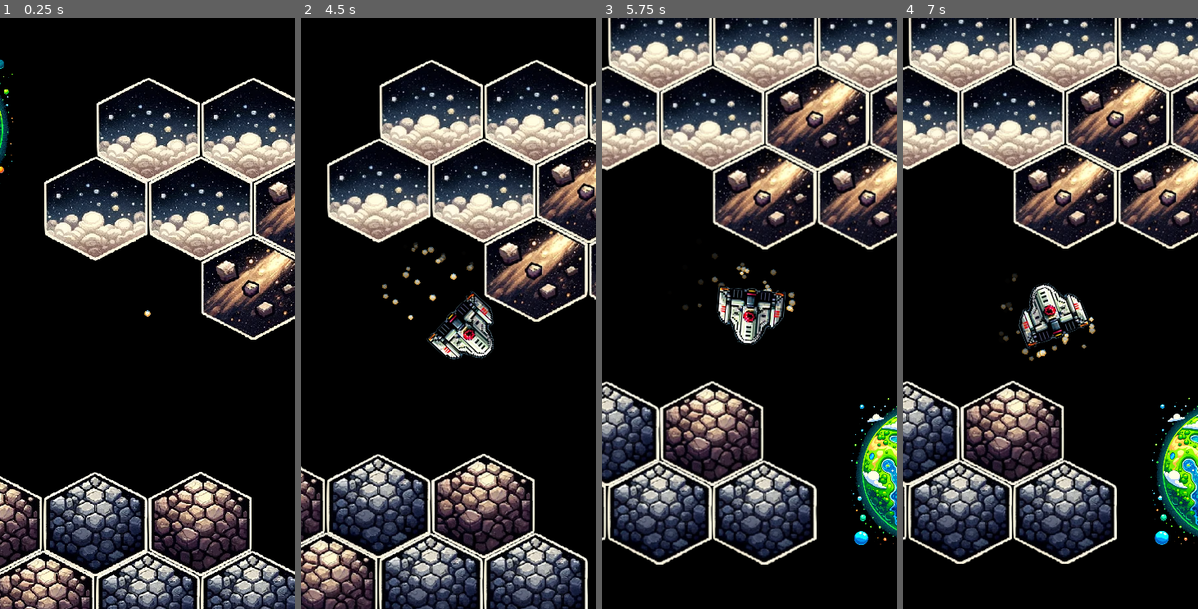
Above: before the commit, frames 1-4 (left to right).
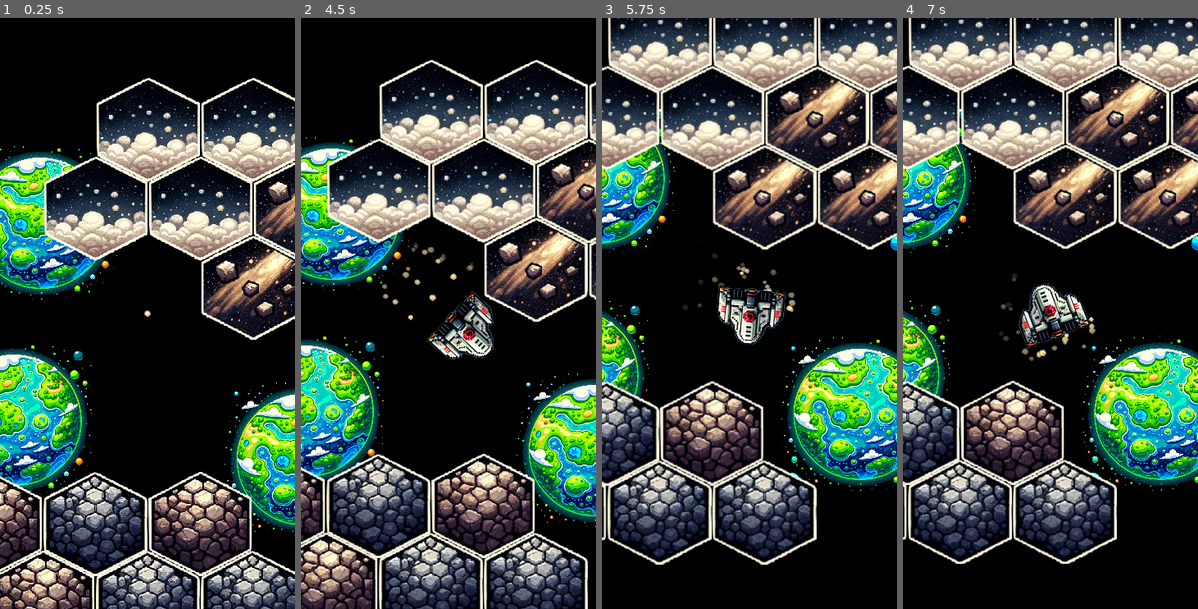
Above: after the commit, the same moments.

Repository: alexkorep/luna2
Game: Godot game, scene res://scenes/space/space.tscn
Same seed, same stepped clock (60 frames per second), same inputs: the game is played once before the commit and once after it.
Inputs (mouse positions are in pixels of both pictures, inside the frame that each line leads up to):
- Up to frame 1 (0.25 s): no input
- Up to frame 2 (4.5 s): move the mouse to (513, 283) at 0.52 s; click (513, 283) at 0.67 s; move the mouse to (389, 343) at 1.27 s; click (389, 343) at 1.42 s; move the mouse to (478, 183) at 2.02 s; click (478, 183) at 2.17 s; move the mouse to (433, 431) at 2.77 s; click (433, 431) at 2.92 s; move the mouse to (537, 402) at 3.52 s; click (537, 402) at 3.67 s; move the mouse to (360, 224) at 4.27 s; click (360, 224) at 4.42 s
- Up to frame 3 (5.75 s): move the mouse to (764, 313) at 5.02 s; click (764, 313) at 5.17 s
- Up to frame 4 (7 s): move the mouse to (1006, 165) at 5.77 s; click (1006, 165) at 5.92 s; move the mouse to (1115, 283) at 6.52 s; click (1115, 283) at 6.67 s

The runs differ from the first frame. In frame 1, 15% of the frame differs, in the area x 0-100%, y 6-88%; in frame 2, 14%; in frame 3, 14%; in frame 4, 14%.

Commit message:
Fix planets position

Diff:
--- a/src/scenes/space/space.gd
+++ b/src/scenes/space/space.gd
@@ -6,12 +6,20 @@
 var Planet = load("res://scenes/space/planet.tscn")
 
 func _ready():
-	$ParallaxBackground/ParallaxLayer.motion_scale = Vector2(0.9, 0.9)
+	if not Engine.editor_hint:
+		adjust_parallax_scale(Vector2(0.5, 0.5))
 
 func _process(_delta):
 	if Engine.editor_hint:
-		print("Editor hint")
-	sync_parallax_objects()
+		sync_parallax_objects()
+
+func adjust_parallax_scale(new_scale: Vector2):
+	var Planets = $ParallaxBackground/ParallaxLayer/Planets
+	var ParallaxLayer = $ParallaxBackground/ParallaxLayer
+	var old_scale = ParallaxLayer.motion_scale
+	for planet in Planets.get_children():
+		planet.position = planet.position*new_scale/old_scale
+	ParallaxLayer.motion_scale = new_scale
 
 func get_tiles_with_id(id: int) -> Array:
 	var Tileset = $Tileset
@@ -44,7 +52,7 @@
 	# and add it to the parallax layer
 	for block in target_blocks:
 		# Tileset.cell_size/4 is actually /2 and adjust by parallellax scale
-		var planet_position = Tileset.map_to_world(block)*ParallaxLayer.motion_scale + Tileset.cell_size/4
+		var planet_position = Tileset.map_to_world(block)*ParallaxLayer.motion_scale + Tileset.cell_size/2
 		var existing_planet = find_planet_at_position(planet_position)
 		if existing_planet != null:
 			existing_planet.dirty = false
@@ -52,6 +60,7 @@
 			var planet = Planet.instance()
 			planet.position = planet_position
 			Planets.add_child(planet)
+			planet.set_owner(get_tree().edited_scene_root)
 
 	# Remove all planets that are dirty
 	for planet in Planets.get_children():
--- a/src/scenes/space/space.tscn
+++ b/src/scenes/space/space.tscn
@@ -10,6 +10,7 @@
 [ext_resource path="res://scenes/space/planet.tscn" type="PackedScene" id=8]
 [ext_resource path="res://assets/music/music-ambient-01.wav" type="AudioStream" id=9]
 [ext_resource path="res://assets/space/targettile01.png" type="Texture" id=10]
+[ext_resource path="res://scenes/space/planet.gd" type="Script" id=11]
 
 [sub_resource type="ConvexPolygonShape2D" id=9]
 points = PoolVector2Array( 0, 32, 0, 32, 64, 0, 128, 32, 128, 96, 64, 128, 0, 96, 0, 32 )
@@ -157,8 +158,9 @@
 cell_custom_transform = Transform2D( 128, 0, 0, 96, 0, 0 )
 cell_half_offset = 0
 show_collision = true
+centered_textures = true
 format = 1
-tile_data = PoolIntArray( -131075, 5, 0, -131073, 0, 0, -196608, 0, 0, -196607, 0, 0, -196604, 5, 0, -65540, 2, 0, -65539, 2, 0, -65537, 0, 0, -131072, 0, 0, -131071, 1, 0, -131070, 1, 0, -5, 2, 0, -4, 2, 0, -3, 3, 0, -65536, 1, 0, -65535, 1, 0, 65532, 2, 0, 65533, 3, 0, 196605, 5, 0, 196606, 3, 0, 196607, 4, 0, 131072, 3, 0, 262142, 3, 0, 262143, 4, 0, 196608, 4, 0, 196610, 5, 0 )
+tile_data = PoolIntArray( -131078, 5, 0, -131075, 5, 0, -131073, 0, 0, -196608, 0, 0, -196607, 0, 0, -196604, 5, 0, -65540, 2, 0, -65539, 2, 0, -65537, 0, 0, -131072, 0, 0, -131071, 1, 0, -131070, 1, 0, -5, 2, 0, -4, 2, 0, -3, 3, 0, -65536, 1, 0, -65535, 1, 0, 65532, 2, 0, 65533, 3, 0, 196605, 5, 0, 196606, 3, 0, 196607, 4, 0, 131072, 3, 0, 262137, 5, 0, 262142, 3, 0, 262143, 4, 0, 196608, 4, 0, 196610, 5, 0 )
 
 [node name="Spaceship" parent="." instance=ExtResource( 2 )]
 
@@ -174,7 +176,29 @@
 
 [node name="Planets" type="Node2D" parent="ParallaxBackground/ParallaxLayer"]
 
-[node name="Planet" parent="ParallaxBackground/ParallaxLayer/Planets" instance=ExtResource( 8 )]
+[node name="Planet4" type="Node2D" parent="ParallaxBackground/ParallaxLayer/Planets" instance=ExtResource( 8 )]
+position = Vector2( -640, -224 )
+script = ExtResource( 11 )
+
+[node name="Planet6" type="Node2D" parent="ParallaxBackground/ParallaxLayer/Planets" instance=ExtResource( 8 )]
+position = Vector2( -256, -224 )
+script = ExtResource( 11 )
+
+[node name="Planet9" type="Node2D" parent="ParallaxBackground/ParallaxLayer/Planets" instance=ExtResource( 8 )]
+position = Vector2( 640, -224 )
+script = ExtResource( 11 )
+
+[node name="Planet10" type="Node2D" parent="ParallaxBackground/ParallaxLayer/Planets" instance=ExtResource( 8 )]
+position = Vector2( -320, 256 )
+script = ExtResource( 11 )
+
+[node name="Planet11" type="Node2D" parent="ParallaxBackground/ParallaxLayer/Planets" instance=ExtResource( 8 )]
+position = Vector2( -768, 352 )
+script = ExtResource( 11 )
+
+[node name="Planet12" type="Node2D" parent="ParallaxBackground/ParallaxLayer/Planets" instance=ExtResource( 8 )]
+position = Vector2( 384, 352 )
+script = ExtResource( 11 )
 
 [node name="AudioStreamPlayer" type="AudioStreamPlayer" parent="."]
 stream = ExtResource( 9 )
Not shown: 1 places in src/scenes/space/space.tscn that only renumber resources
